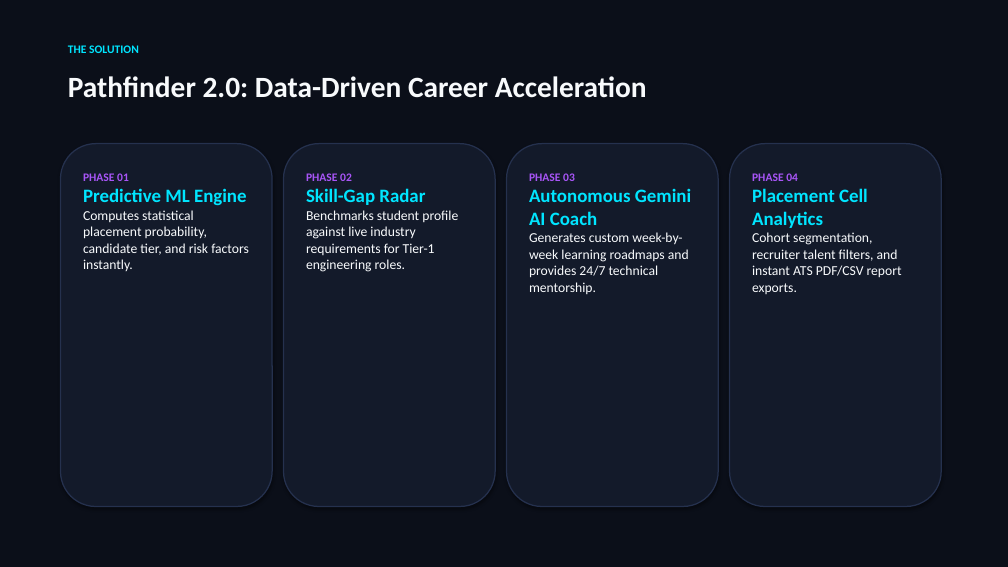
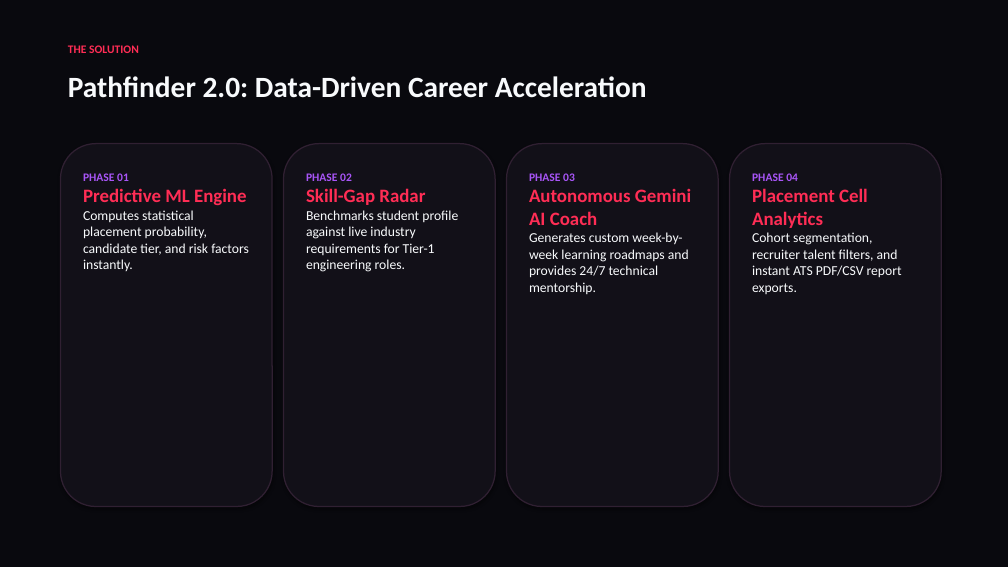
Before and after one commit to dileepbommali16-ops/pathfinder, a slide deck: slide 3 of Pathfinder_Presentation_Dileep_Bommali.pptx. Drawn at 1008x567 pixels with LibreOffice and Linux fonts; fonts in the diff are those of the drawing. Boxes give left, top, right and bottom in pixels: in the first picture for what was removed or moved away, otherwise in the second. Text is boxed around its words. In the diff, an @@ line names an element or a change of style, - is before the commit and + after.

```diff
--- a/Pathfinder_Presentation_Dileep_Bommali.pptx
+++ b/Pathfinder_Presentation_Dileep_Bommali.pptx
@@ rectangle at box(0, 0, 1008, 567): fill #0B0F19 to #09090E @@
@@ text "THE SOLUTION" at box(68, 45, 139, 53): text colour #00E5FF to #FF2D55 @@
@@ fill #131A2A to #121018; outline #25314E 1.2 pt to #302032 1.2 pt in 4 elements at box(60, 144, 272, 507), box(284, 144, 495, 507), box(507, 144, 718, 507), box(730, 144, 941, 507) @@
@@ text at box(83, 188, 247, 206): text colour #00E5FF to #FF2D55 in "Predictive ML Engine" @@
@@ text at box(306, 188, 425, 205): text colour #00E5FF to #FF2D55 in "Skill-Gap Radar" @@
@@ text at box(529, 188, 691, 225): text colour #00E5FF to #FF2D55 in "Autonomous Gemini AI Coach" @@
@@ text at box(752, 188, 868, 228): text colour #00E5FF to #FF2D55 in "Placement Cell Analytics" @@
```
Also in this commit, not shown: 9 other slides changed, 5 other files.
